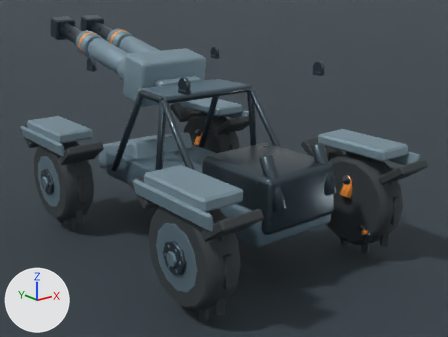
The Blender file content/source-art/fieldmedicrover.blend: old version first, new version second.
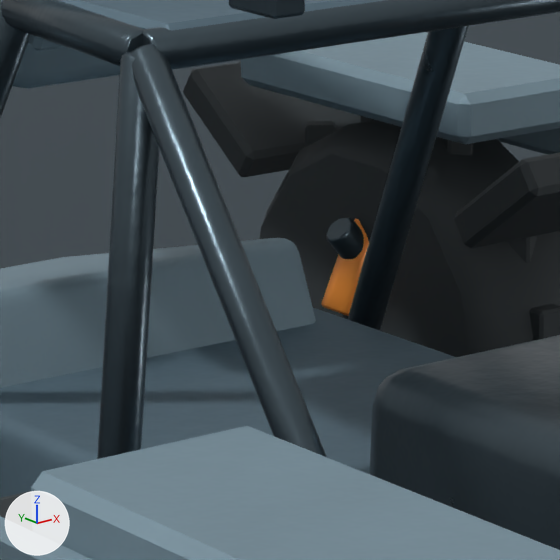
The first picture shows the older version from a camera (50 mm lens) standing at (-3.35, -4.5, 2.46) and looking at (0.31, 0.07, 0.63). The close-ups show the older and then the newer version on the part from 31% to 52% of the width and 27% to 56% of the height of that picture. Only the edits that show in the close-ups are written down. Every picture has the same lights, and +X, +Y and +Z are marked at lower left.

The first close-up shows 'FieldMedicRoverArmor_EngineBlock', 'FieldMedicRoverArmor_FrontNose', 'FieldMedicRoverArmor_SpineChassis', 'FieldMedicRoverFender_1_L_ArchTop', 'FieldMedicRoverFender_4_R_ArchTop', 'FieldMedicRoverFender_4_R_FrontMudflap', 'FieldMedicRoverRollCage_APillar_R', 'FieldMedicRoverRollCage_BPillar_L', 'FieldMedicRoverRollCage_BRoofBar', 'FieldMedicRoverRollCage_CStay_L', 'FieldMedicRoverWheel_Front_R_TireCarcass', 'PreviewFloor' and 17 more.
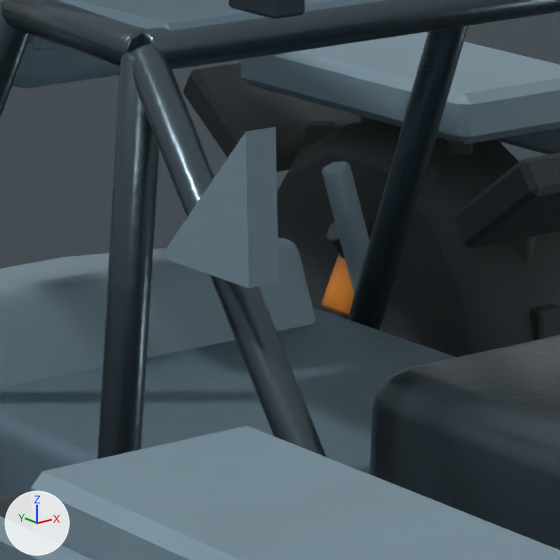
Scene script edits in JSON lines:
```json
{"op": "add", "block": "me_fieldmedicroverarmor_gusset_1_mesh", "code": ["me_fieldmedicroverarmor_gusset_1_mesh = bpy.data.meshes.new('FieldMedicRoverArmor_Gusset_1_Mesh')", "me_fieldmedicroverarmor_gusset_1_mesh.from_pydata([(-0.025, 0.0, 0.0), (0.025, 0.0, 0.0), (0.025, 0.22, 0.0), (-0.025, 0.22, 0.0), (-0.025, 0.0, 0.22), (0.025, 0.0, 0.22)], [], [(0, 1, 2, 3), (0, 4, 5, 1), (1, 5, 2), (0, 3, 4), (4, 3, 2, 5)])", "me_fieldmedicroverarmor_gusset_1_mesh.materials.append(mat_fieldmedicrover_lightarmor)"]}
{"op": "add", "block": "me_cylinder_087", "code": ["me_cylinder_087 = bpy.data.meshes.new('Cylinder.087')", "me_cylinder_087.from_pydata(...)  # 36 vertices, 38 faces; spans x -0.091..0.091, y -0.028..0.028, z -0.232..0.232", "me_cylinder_087.materials.append(mat_fieldmedicrover_lightarmor)"]}
{"op": "add", "block": "ob_fieldmedicroverarmor_gusset_1", "code": ["ob_fieldmedicroverarmor_gusset_1 = bpy.data.objects.new('FieldMedicRoverArmor_Gusset_1', me_fieldmedicroverarmor_gusset_1_mesh)", "ob_fieldmedicroverarmor_gusset_1.location = (-0.58, -0.52, 1.18)"]}
{"op": "add", "block": "ob_fieldmedicroverchassis_shockstrut_front_r", "code": ["ob_fieldmedicroverchassis_shockstrut_front_r = bpy.data.objects.new('FieldMedicRoverChassis_ShockStrut_Front_R', me_cylinder_087)", "ob_fieldmedicroverchassis_shockstrut_front_r.location = (0.752, 1.05, 0.66)"]}
```

What differs and where, as boxes (x1, y1, x2, y2) in the close-ups (560 x 560 px):
```json
{"object": "FieldMedicRoverArmor_Gusset_1", "change": "added", "after": [160, 127, 279, 288], "on screen": "blue"}
{"object": "FieldMedicRoverChassis_ShockStrut_Front_R", "change": "added", "after": [322, 161, 382, 331], "on screen": "blue"}
```
